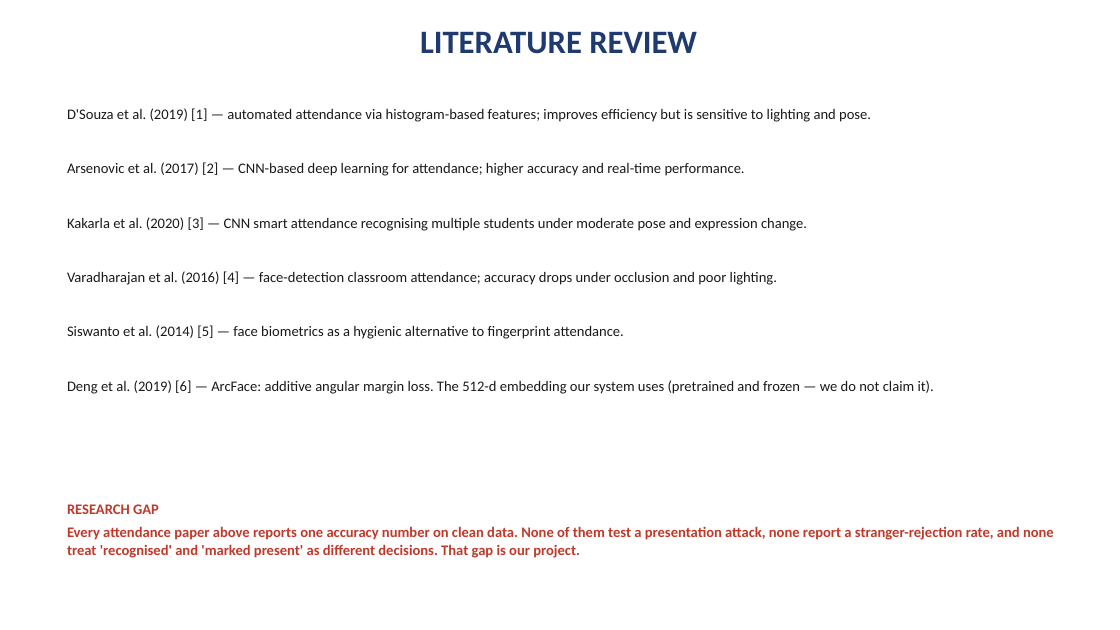
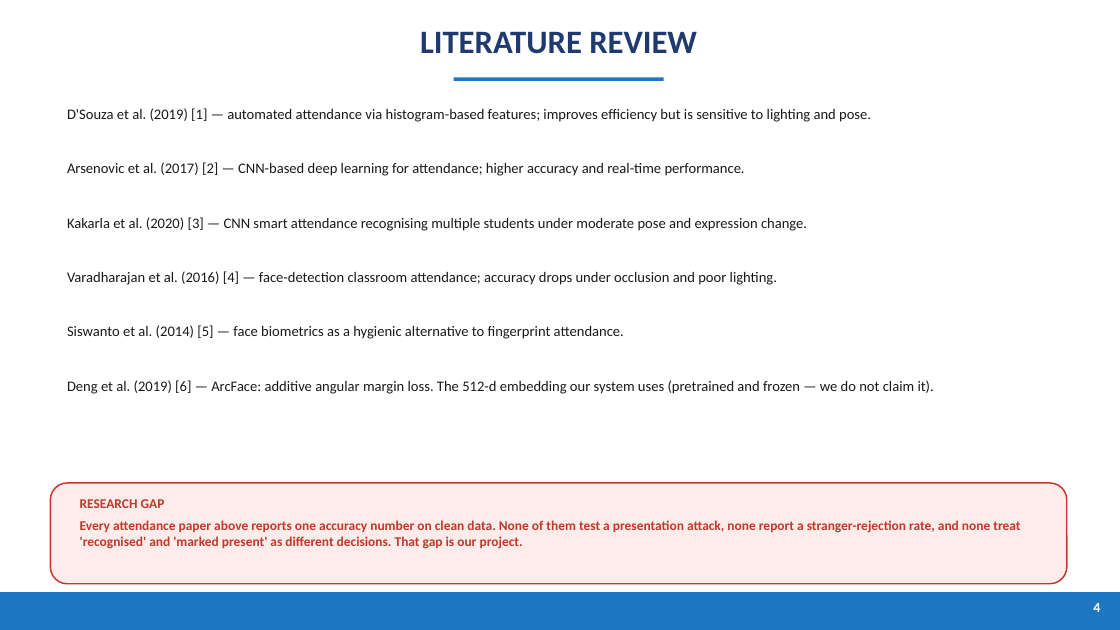
Before and after one commit to SohamBhattacharjee2003/MutiFace-Attendance-System, a slide deck: slide 5 of Server/results/PresenceAI_Presentation.pptx. Drawn at 1120x630 pixels with LibreOffice and Linux fonts; fonts in the diff are those of the drawing. Boxes give left, top, right and bottom in pixels: in the first picture for what was removed or moved away, otherwise in the second. Text is boxed around its words. In the diff, an @@ line names an element or a change of style, - is before the commit and + after.

Commit message:
Style the generated deck to match the department template
Adds the blue footer bar and slide numbers from the team's existing template, a rule
under each heading, and filled callout panels behind the load-bearing content: the
"a photo is marked present 100% of the time" finding on Problem Definition, the
research gap on Literature Review, the honest Innovation box on Methodology, and
Limitations on Conclusion.

```diff
--- a/Server/results/PresenceAI_Presentation.pptx
+++ b/Server/results/PresenceAI_Presentation.pptx
@@ rectangle added at bbox=[454, 77, 664, 81], fill #1F77C2 @@
@@ rounded rectangle added at bbox=[50, 483, 1067, 584], fill #FDECEA, outline #C0392B 1.25 pt @@
@@ text "RESEARCH GAP": place and size @@
-text "RESEARCH GAP" at bbox=[67, 504, 1054, 558]
+text "RESEARCH GAP" at bbox=[80, 499, 1020, 549]
@@ text "RESEARCH GAP" at bbox=[80, 499, 1020, 549]: size 12.5 to 11.5 pt @@
@@ rectangle added at bbox=[0, 592, 1120, 630], fill #1F77C2 @@
@@ text added at bbox=[1093, 603, 1100, 612], 12 pt, text #FFFFFF, bold @@
+4
```
Also in this commit, not shown: 9 other slides changed, 1 other file.
